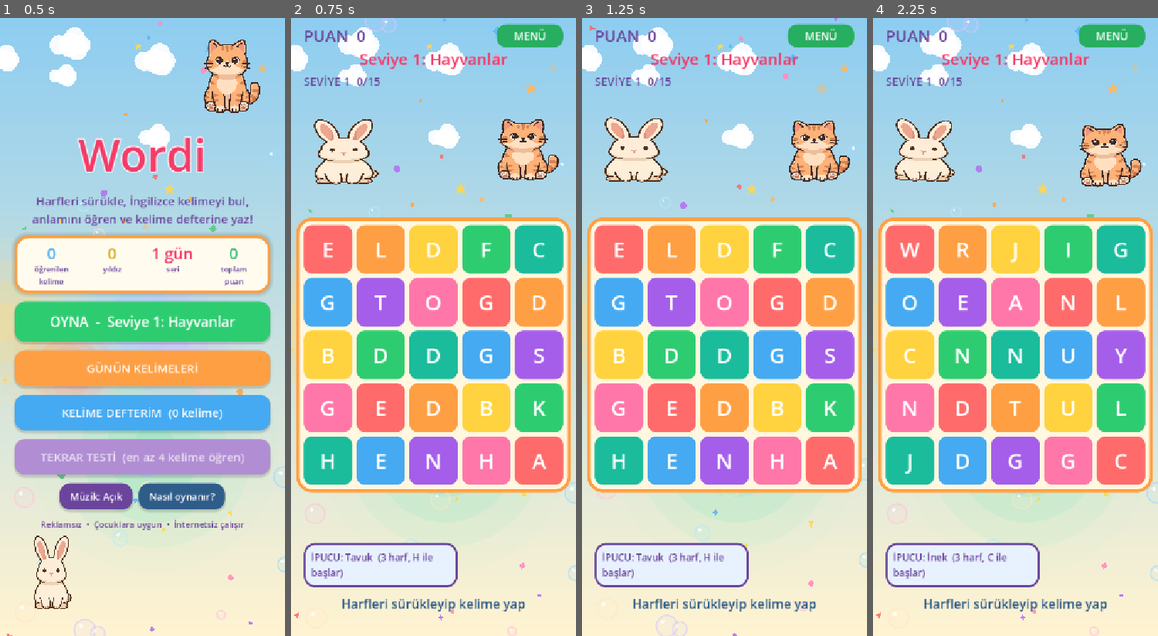
Above: before the commit, frames 1-4 (left to right).
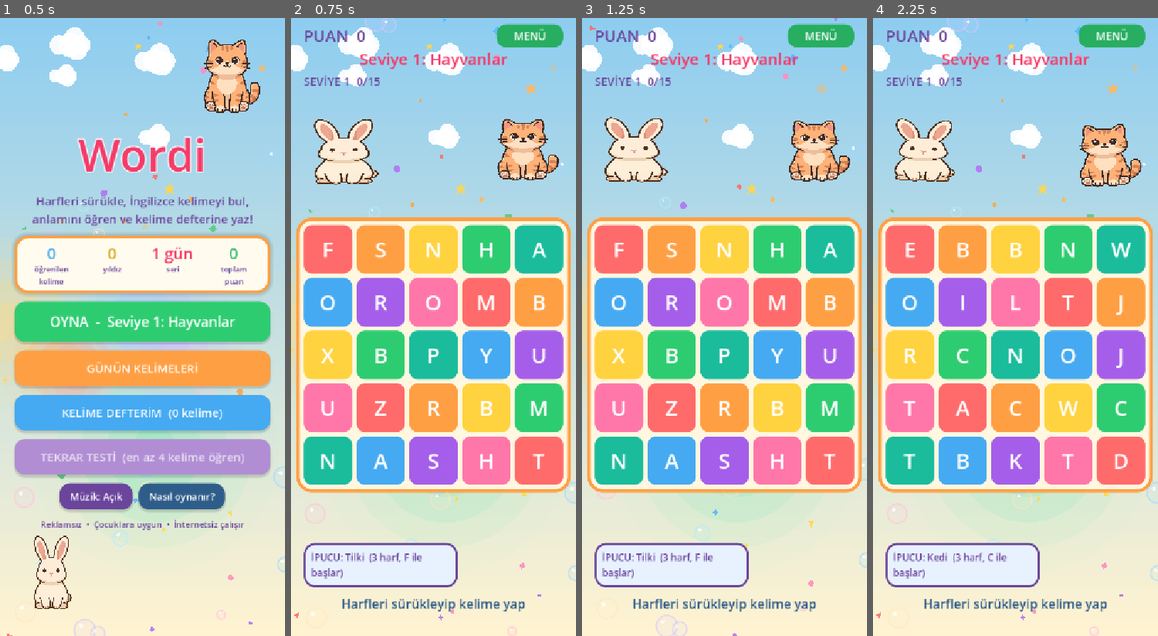
Above: after the commit, the same moments.

Repository: busseozgenoglu-cyber/s-zcix
Game: Godot game, scene res://menu.tscn
Same seed, same stepped clock (60 frames per second), same inputs: the game is played once before the commit and once after it.
Inputs:
- Up to frame 1 (0.5 s): no input
- Up to frame 2 (0.75 s): click "OYNA - Seviye 1: Hayvanlar" at 0.5 s
- Up to frame 3 (1.25 s): no input
- Up to frame 4 (2.25 s): click "MENÜ" at 1.25 s; click "OYNA - Seviye 1: Hayvanlar" at 2 s

Frame 1 is identical in both runs. In frame 2, 1.9% of the frame differs, in the area x 10-90%, y 36-89%; in frame 3, 1.9%; in frame 4, 1.9%, in the area x 9-91%, y 36-89%.

Commit message:
Hedef kelimeleri elle seçilmiş çekirdek listeye bağla (build 5)
Seviye hedefleri, Günün Kelimeleri ve quiz çeldiricileri artık her seviye için
elle seçilen 24 yaygın günlük İngilizce kelimeden geliyor (EGRET, STOAT, XENON
gibi nadir kelimeler hedef olmuyor). 100 kelimelik geniş havuz yalnızca tahtada
oluşan kelimeleri kabul eden sözlük olarak kalıyor.

Co-Authored-By: Claude Fable 5.1 <noreply@anthropic.com>
Claude-Session: https://claude.ai/code/session_012sZ3WfppKZxq8ngksoacbC

Diff:
--- /dev/null
+++ b/data/core_words.gd
@@ -0,0 +1,48 @@
+extends RefCounted
+## Çekirdek kelimeler: her seviyenin hedef kelimeleri, Günün Kelimeleri ve
+## Tekrar Testi çeldiricileri yalnızca bu elle seçilmiş, günlük hayatta sık
+## kullanılan İngilizce kelimelerden gelir. 100 kelimelik geniş havuz ise
+## tahtada tesadüfen oluşan kelimelerin kabul edilmesi için sözlük olarak kalır.
+
+const CORE := {
+	1: ["CAT", "DOG", "COW", "PIG", "HEN", "DUCK", "FISH", "BIRD", "LION", "BEAR", "FOX", "WOLF",
+		"DEER", "GOAT", "HORSE", "SHEEP", "FROG", "OWL", "MOUSE", "SNAKE", "TIGER", "ZEBRA", "PANDA", "WHALE"],
+	2: ["RED", "BLUE", "GREEN", "PINK", "BLACK", "WHITE", "BROWN", "GRAY", "EYE", "EAR", "ARM", "LEG",
+		"HAND", "FOOT", "NOSE", "HAIR", "HEAD", "TOOTH", "FACE", "NECK", "KNEE", "HEART", "BALL", "BOX"],
+	3: ["APPLE", "MILK", "EGG", "CAKE", "BREAD", "RICE", "SOUP", "JUICE", "WATER", "PEAR", "PLUM", "GRAPE",
+		"LEMON", "HONEY", "CORN", "PIE", "NUT", "MEAT", "JAM", "TEA", "BEAN", "SALT", "PIZZA", "PASTA"],
+	4: ["BED", "DESK", "DOOR", "HOME", "LAMP", "ROOM", "WALL", "CHAIR", "HOUSE", "TABLE", "CUP", "KEY",
+		"PAN", "POT", "BOWL", "FORK", "SPOON", "KNIFE", "SOFA", "ROOF", "SOAP", "TOWEL", "CLOCK", "SHELF"],
+	5: ["RUN", "TOY", "DRUM", "KITE", "PLAY", "SING", "STAR", "WALK", "DANCE", "CAR", "BOAT", "GAME",
+		"DOLL", "ROPE", "TEAM", "RACE", "KING", "QUEEN", "ROBOT", "TRAIN", "TRUCK", "PLANE", "PIANO", "SMILE"],
+	6: ["ART", "BAG", "MAP", "PEN", "BOOK", "DRAW", "MATH", "NAME", "READ", "TEST", "CLASS", "WRITE",
+		"BELL", "LIST", "NOTE", "PAGE", "PLAN", "SONG", "WORD", "WORK", "PAPER", "PAINT", "MUSIC", "STORY"],
+	7: ["SEA", "SUN", "HILL", "LAKE", "LEAF", "MOON", "RAIN", "ROCK", "SNOW", "TREE", "WIND", "CLOUD",
+		"GRASS", "RIVER", "FIRE", "FARM", "CAVE", "COLD", "DARK", "SEED", "ROOT", "BEACH", "STONE", "STORM"],
+	8: ["EAT", "HOP", "SIT", "COOK", "JUMP", "SWIM", "SLEEP", "ASK", "SEE", "SAY", "BAKE", "CALL",
+		"FEEL", "GIVE", "HEAR", "HELP", "KICK", "KNOW", "LOOK", "MAKE", "OPEN", "PULL", "PUSH", "TALK"],
+	9: ["CAP", "HAT", "BELT", "COAT", "DRESS", "SHIRT", "SKIRT", "SHOES", "SOCKS", "PANTS", "JEANS", "SCARF",
+		"GLOVE", "BOOTS", "VEST", "ROBE", "WOOL", "SILK", "WEAR", "SEW", "PIN", "HOOD", "APRON", "PURSE"],
+	10: ["ZOO", "BANK", "CITY", "PARK", "POOL", "PORT", "ROAD", "SHOP", "TOWN", "MALL", "HOTEL", "STORE",
+		"TOWER", "BAY", "BARN", "LANE", "PIER", "PEAK", "DOCK", "INN", "ARENA", "PLAZA", "STATE", "FILM"],
+	11: ["BUS", "CAB", "GAS", "JET", "OIL", "VAN", "BIKE", "CART", "FLAG", "FUEL", "JEEP", "SEAT",
+		"SHIP", "SLED", "STOP", "TAXI", "TIRE", "TRAM", "WING", "BRAKE", "CANOE", "FERRY", "METRO", "RADIO"],
+	12: ["DAD", "MOM", "BABY", "BOY", "MAN", "SON", "GIRL", "AUNT", "LADY", "TWIN", "TEEN", "ADULT",
+		"CHILD", "CHIEF", "GUEST", "HUMAN", "NURSE", "UNCLE", "WOMAN", "BRIDE", "CROWD", "BOSS", "CHEF", "PAL"],
+	13: ["SAD", "BAD", "CRY", "FUN", "JOY", "MAD", "SHY", "CALM", "FEAR", "GLAD", "GOOD", "HOPE",
+		"HURT", "KIND", "LIKE", "LOVE", "NICE", "PAIN", "SAFE", "SICK", "WISH", "ANGRY", "BRAVE", "HAPPY"],
+	14: ["ONE", "TWO", "SIX", "TEN", "DAY", "NOW", "FIVE", "FOUR", "NINE", "HALF", "HOUR", "LATE",
+		"LONG", "WEEK", "YEAR", "ZERO", "EARLY", "EIGHT", "FIRST", "MONTH", "NIGHT", "THREE", "SEVEN", "TODAY"],
+	15: ["BIG", "DRY", "FAT", "HOT", "LOW", "NEW", "OLD", "WET", "COOL", "DEEP", "FLAT", "FREE",
+		"FULL", "HARD", "HIGH", "HUGE", "LOUD", "POOR", "RICH", "SOFT", "TALL", "THIN", "WARM", "WIDE"],
+	16: ["MAID", "POET", "ACTOR", "BAKER", "BOXER", "CLERK", "GUARD", "JUDGE", "MAYOR", "MINER", "RACER", "RIDER",
+		"MASON", "MONK", "PAY", "POWER", "PRICE", "PHONE", "PARTY", "PET", "OWN", "OFFER", "ONLY", "OTHER"],
+	17: ["DIG", "HUG", "HUM", "LAY", "NOD", "PAT", "PUT", "RUB", "SET", "DROP", "FEED", "HUNT",
+		"KISS", "PICK", "WAVE", "KNEEL", "PLACE", "POINT", "RINSE", "SPEAK", "STAND", "REACH", "RELAX", "SAVE"],
+	18: ["BOLD", "BUSY", "LAZY", "PURE", "RUDE", "TAME", "UGLY", "WISE", "ALERT", "CRISP", "CRUEL", "EAGER",
+		"FANCY", "FUNNY", "GRAND", "PLAIN", "SILLY", "SMART", "SPICY", "TASTY", "TIMID", "YUMMY", "SHUT", "SPEED"],
+	19: ["ICE", "INK", "JAR", "OAR", "COIN", "GIFT", "HOOK", "NEST", "YARN", "GLOBE", "SHELL", "STAIR",
+		"STRAW", "SWORD", "TANK", "TAIL", "TALE", "TEXT", "THING", "TEETH", "STUFF", "STYLE", "SWEAT", "SUIT"],
+	20: ["OCEAN", "TIME", "TOOL", "TILE", "TIDE", "TRIP", "TRUE", "TOUR", "TITLE", "TOPIC", "TRAP", "TRAY",
+		"TREAT", "TRICK", "TULIP", "TWIG", "TYPE", "UNDER", "UNIT", "USE", "VALUE", "VAST", "TRUTH", "TWIST"],
+}
--- a/data/word_bank.gd
+++ b/data/word_bank.gd
@@ -847,6 +847,37 @@
 	return _lookup_full(w) != "" or MEANINGS.has(w) or ANIMAL_MEANINGS.has(w) or PROFESSION_MEANINGS.has(w)
 
 
+const _CORE := preload("res://data/core_words.gd")
+
+
+## Seviyenin çekirdek (sık kullanılan) kelimeleri; hedefler bunlardan seçilir.
+## Sözlükte olmayan bir çekirdek kelime varsa atlanır; liste boş kalırsa
+## havuzun ilk 24 kelimesine düşülür.
+static func get_core_words(level: int) -> Array[String]:
+	_ensure_built()
+	var out: Array[String] = []
+	var src: Array = _CORE.CORE.get(level, [])
+	for raw in src:
+		var w := _clean(str(raw))
+		if w != "" and _level_of.has(w) and not out.has(w):
+			out.append(w)
+	if out.is_empty():
+		var pool := get_level_words(level)
+		for i in range(mini(24, pool.size())):
+			out.append(pool[i])
+	return out
+
+
+## Tüm seviyelerin çekirdek kelimeleri (Günün Kelimeleri ve quiz çeldiricileri için).
+static func get_all_core_words() -> Array[String]:
+	var all: Array[String] = []
+	for level in range(1, LEVEL_COUNT + 1):
+		for w in get_core_words(level):
+			if not all.has(w):
+				all.append(w)
+	return all
+
+
 ## Kelimenin ait olduğu seviye (1 tabanlı); bilinmiyorsa 0.
 static func get_level_of(word: String) -> int:
 	_ensure_built()
--- a/scripts/_verify.gd
+++ b/scripts/_verify.gd
@@ -28,5 +28,18 @@
 			print("anlam yok: ", w)
 	print("anlamsiz kelime sayisi: ", missing, " / ", Bank.get_total_unique_words())
 	print("ornek: CAT=", Bank.get_meaning("CAT"), " | ZOO=", Bank.get_meaning("ZOO"), " | seviye 7=", Bank.get_level_title(7))
+	var Core = load("res://data/core_words.gd")
+	for level in range(1, Bank.LEVEL_COUNT + 1):
+		var core: Array = Bank.get_core_words(level)
+		var src: Array = Core.CORE.get(level, [])
+		if core.size() != src.size():
+			ok = false
+			var missing_words := []
+			for w in src:
+				if not core.has(w):
+					missing_words.append(w)
+			print("HATA: seviye ", level, " cekirdek kelime sozlukte yok: ", missing_words)
+		else:
+			print("cekirdek L", level, " ok (", core.size(), "): ", " ".join(core.slice(0, 8)), " ...")
 	print("SONUC: ", "TAMAM" if ok and missing == 0 else "HATA")
 	quit()
--- a/scripts/progress.gd
+++ b/scripts/progress.gd
@@ -183,10 +183,7 @@
 func daily_words() -> Array[String]:
 	var rng := RandomNumberGenerator.new()
 	rng.seed = hash(today_key())
-	var pool: Array[String] = []
-	for w in WordBank.get_all_words():
-		if WordBank.has_real_meaning(w):
-			pool.append(w)
+	var pool: Array[String] = WordBank.get_all_core_words()
 	var chosen: Array[String] = []
 	while chosen.size() < DAILY_WORD_COUNT and pool.size() > 0:
 		var idx := rng.randi() % pool.size()
--- a/scripts/quiz.gd
+++ b/scripts/quiz.gd
@@ -118,12 +118,12 @@
 		if absi(w.length() - answer.length()) <= 2:
 			options.append(w)
 	if options.size() < OPTION_COUNT:
-		var bank := WordBank.get_all_words()
+		var bank := WordBank.get_all_core_words()
 		var guard := 0
 		while options.size() < OPTION_COUNT and guard < 500:
 			guard += 1
 			var w := bank[rng.randi() % bank.size()]
-			if w != answer and not options.has(w) and WordBank.has_real_meaning(w):
+			if w != answer and not options.has(w):
 				options.append(w)
 	options.shuffle()
 	return options
--- a/scripts/word_board.gd
+++ b/scripts/word_board.gd
@@ -486,7 +486,7 @@
 
 func _load_level(level: int) -> void:
 	current_level = clampi(level, 1, WordBank.LEVEL_COUNT)
-	level_words = WordBank.get_level_words(current_level)
+	level_words = WordBank.get_core_words(current_level)
 	remaining_words = _pick_targets(_ordered_by_difficulty(level_words), WORDS_TO_CLEAR)
 	target_total = remaining_words.size()
 	title_label.text = "Seviye %d: %s" % [current_level, WordBank.get_level_title(current_level)]
